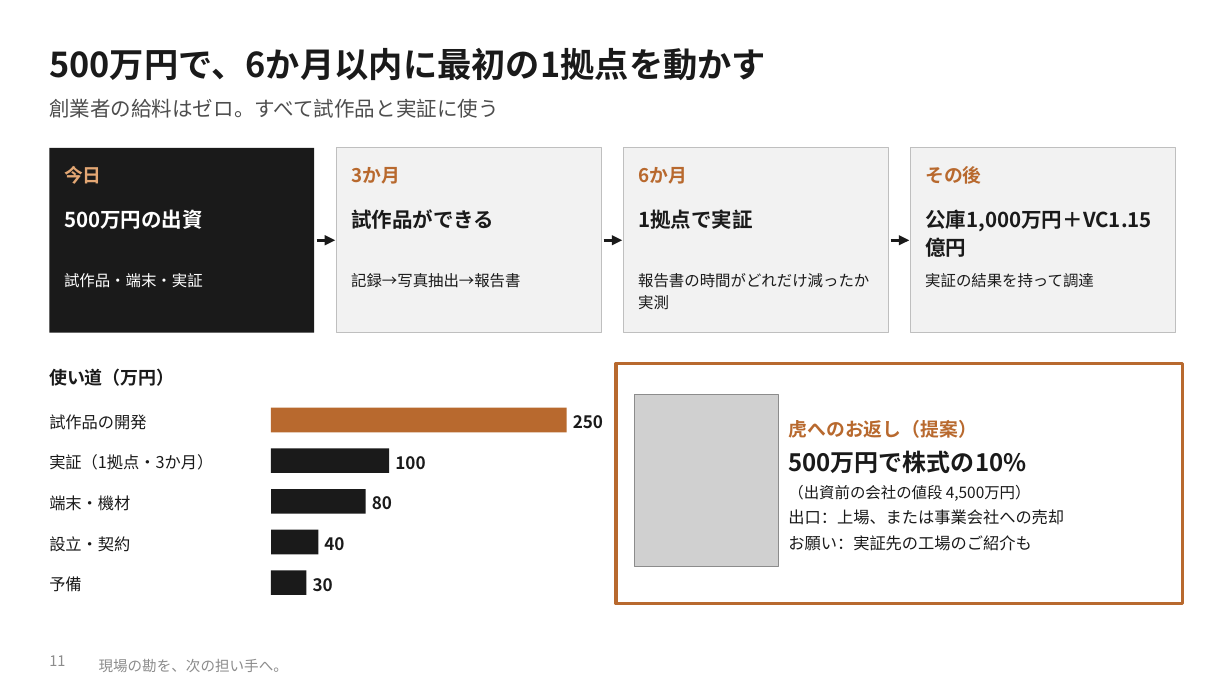
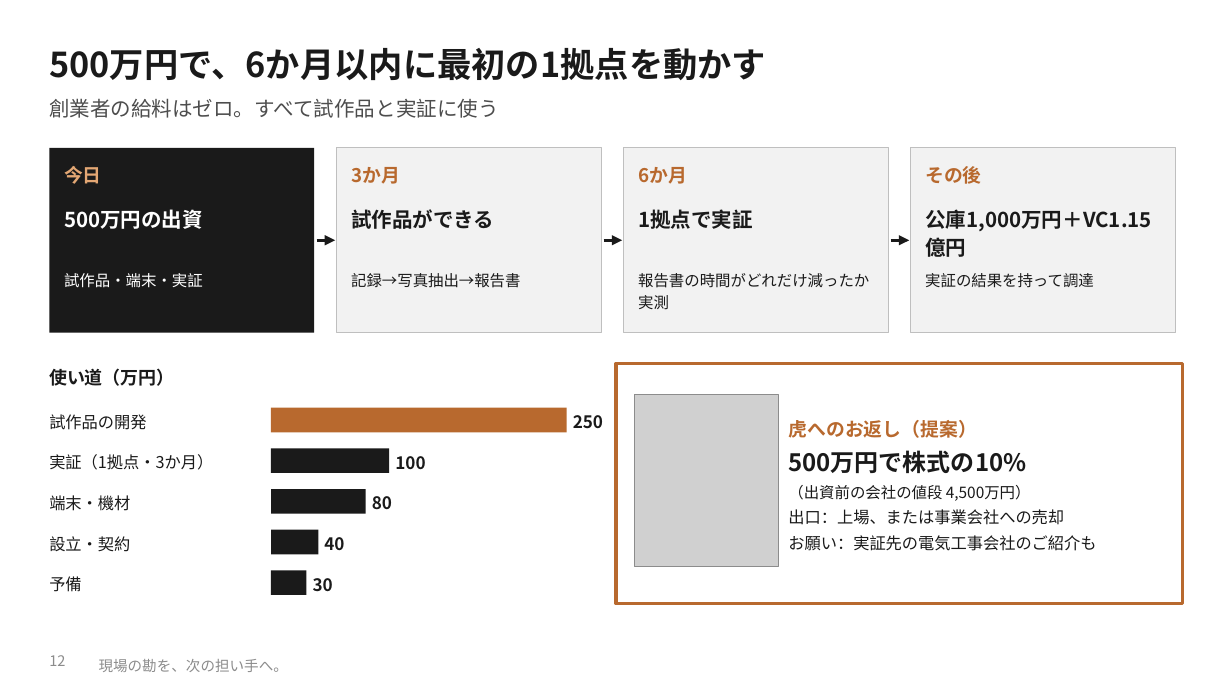
Before and after one commit to SEITOSHIKI/-ai-commute-audio-, a slide deck: slide 12 of deck/令和の虎_やさしい版_マンガでわかる収益構造.pptx (slide 11 before the commit). Drawn at 1232x693 pixels with LibreOffice and Linux fonts; fonts in the diff are those of the drawing; grey boxes stand for pictures; background and template pictures are left out. Boxes give left, top, right and bottom in pixels: in the first picture for what was removed or moved away, otherwise in the second. Text is boxed around its words. In the diff, an @@ line names an element or a change of style, - is before the commit and + after.

```diff
--- a/deck/令和の虎_やさしい版_マンガでわかる収益構造.pptx
+++ b/deck/令和の虎_やさしい版_マンガでわかる収益構造.pptx
@@ text at box(788, 535, 1096, 551): text changed @@
-お願い：実証先の工場のご紹介も
+お願い：実証先の電気工事会社のご紹介も
@@ page number at box(49, 655, 65, 666): text changed @@
-11
+12
```
Also in this commit, not shown: 9 other slides changed, 1 slide added, 16 other files.
